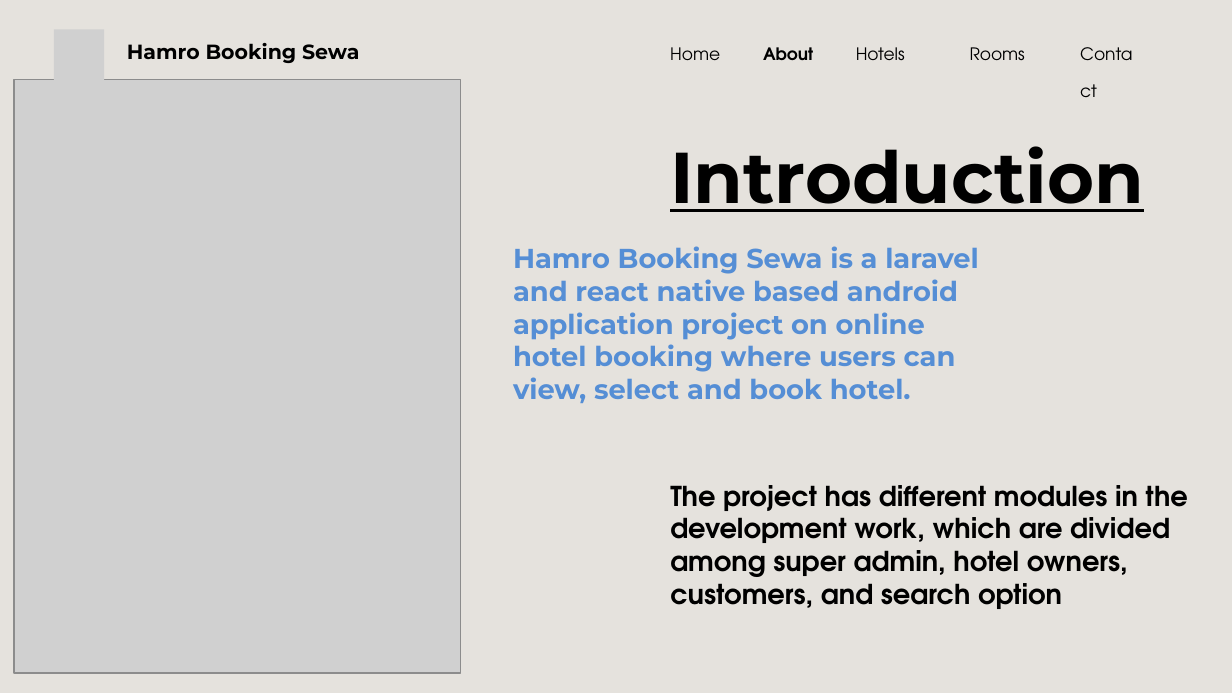
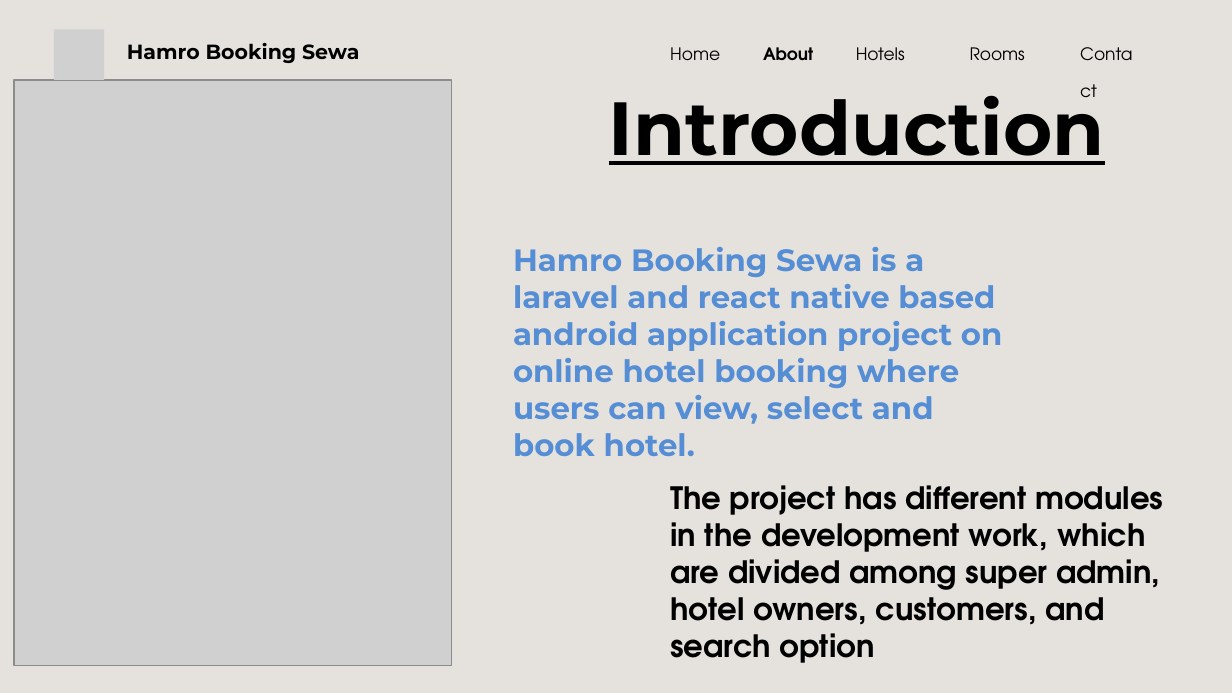
Before and after one commit to lgic-project/Hamro-booking-sewa-frontend, a slide deck: slide 2 of Documentation/Mid Term/MidTerm.Presentation.pptx. Drawn at 1232x693 pixels with LibreOffice and Linux fonts; fonts in the diff are those of the drawing; grey boxes stand for pictures. Boxes give left, top, right and bottom in pixels: in the first picture for what was removed or moved away, otherwise in the second. Text is boxed around its words. In the diff, an @@ line names an element or a change of style, - is before the commit and + after.

```diff
--- a/Documentation/Mid Term/MidTerm.Presentation.pptx
+++ b/Documentation/Mid Term/MidTerm.Presentation.pptx
@@ picture: place and size @@
-picture at (14, 80, 461, 673)
+picture at (14, 80, 451, 665)
@@ text "Introduction": place and size @@
-text "Introduction" at (670, 146, 1144, 212)
+text "Introduction" at (609, 84, 1105, 165)
@@ text "Introduction" at (609, 84, 1105, 165): size 42 to 44 pt @@
@@ text "Hamro Booking Sewa is a ..." at (513, 247, 1002, 456): size 16 to 18 pt @@
@@ text "The project has different modules ..." at (670, 485, 1163, 663): size 16 to 18 pt @@
```
Also in this commit, not shown: 4 other slides changed, 1 slide removed, 2 other files.
